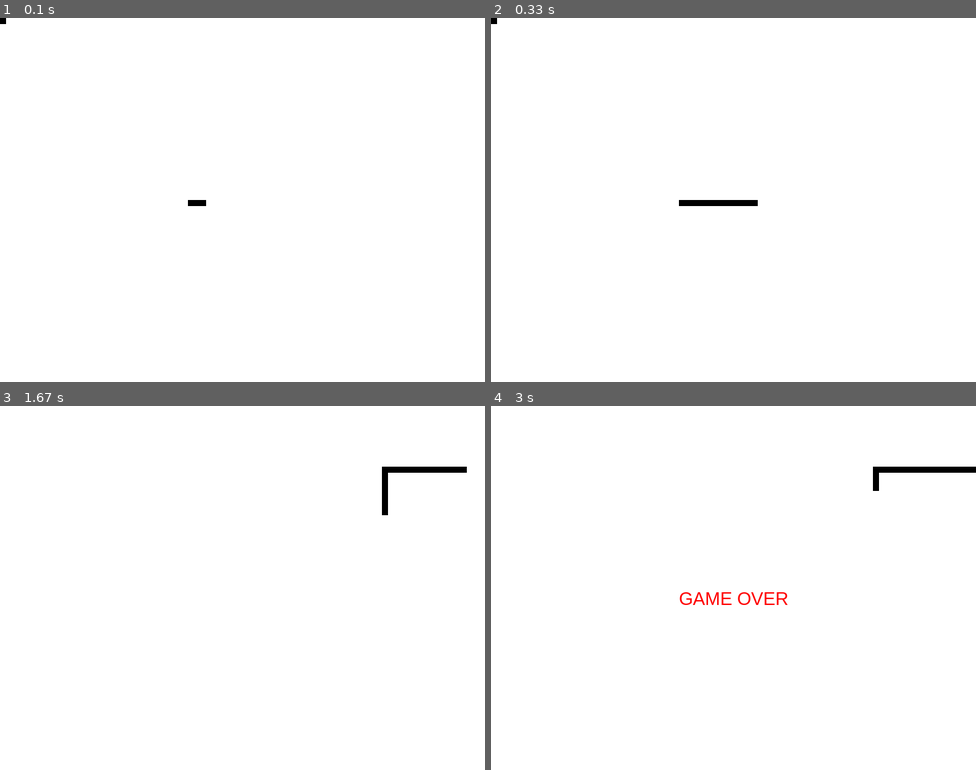
Above: before the commit, frames 1-4 (two rows, left to right).
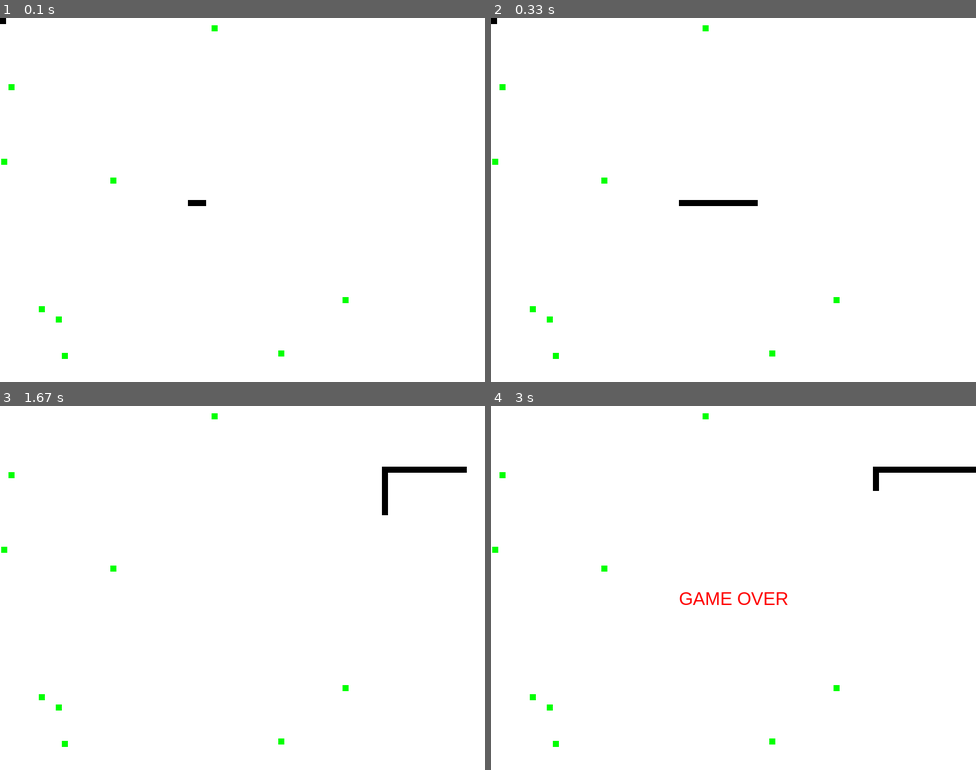
Above: after the commit, the same moments.

Repository: texascloud/gamejam
Game: pygame game, started from game.py
Two runs of this game, one before a commit and one after it. Both use one fixed random seed, a clock stepped at 60 frames per second and the inputs below. The source is Python 2; it was converted automatically to run under Python 3.
Inputs:
- Up to frame 1 (0.1 s): no input
- Up to frame 2 (0.33 s): no input
- Up to frame 3 (1.67 s): hold Up 0.83-1.3 s; hold Right from 1.33 s (still down)
- Up to frame 4 (3 s): release Right at 1.8 s

The runs differ from the first frame. In frame 1, 0.2% of the frame differs, in the area x 0-72%, y 2-94%; in frame 2, 0.2%; in frame 3, 0.2%; in frame 4, 0.2%.

Commit message:
Added grid object population method

Diff:
--- a/game.py
+++ b/game.py
@@ -1,6 +1,14 @@
-import sys, pygame
+import sys, pygame, random
 from pygame.locals import *
 pygame.init()
+
+#Generates random positions
+def position_generator(amount):
+	numList = []
+	for i in range(amount):
+		applepos = (random.randint(0, 590), random.randint(0, 590))
+		numList.append(applepos)
+	return numList
 
 pygame.display.set_caption('Snake Solver')
 size = width, height = 800, 600
@@ -10,6 +18,12 @@
 x_speed = snakeSize
 y_speed = 0
 
+#START GRID ITEM VARIABLES
+num_apples = 9
+num_pos = position_generator(num_apples)
+appleimage = pygame.Surface((10, 10))
+appleimage.fill((0, 255, 0))
+#END GRID ITEM VARIABLES
 
 black = 0, 0, 0
 white = 255, 255, 255
@@ -83,6 +97,9 @@
 			gameOver("self")
 			gameExit = True;
 
+	for i in range(num_apples):
+		screen.blit(appleimage, num_pos[i])
+
 	# idx = head.collidelist(snake)
 	# if(idx < 0):
 	# 	print idx
